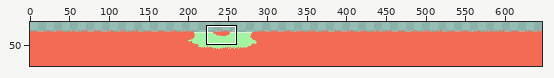
A pixel-art file gets an edit: Assets/Textures/Environments/OnlineWorld1/grass.aseprite. The picture above shows the old version from afar; the outline marks the close-up.
Close-up. As it was:
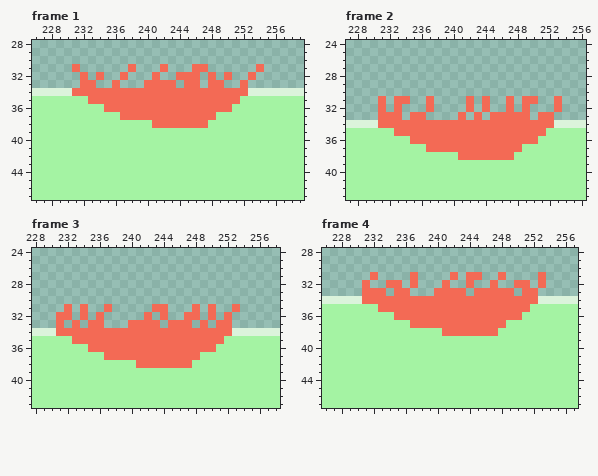
647x76 pixels, 5 frames. Shown: frame 1: x 226..259, y 28..47; frame 2: x 227..256, y 24..43; frame 3: x 228..258, y 24..43; frame 4: x 226..257, y 28..47. The wide view leaves out empty margins. The commit also changed other frames or places, which this record leaves out.
The same view after the edit:
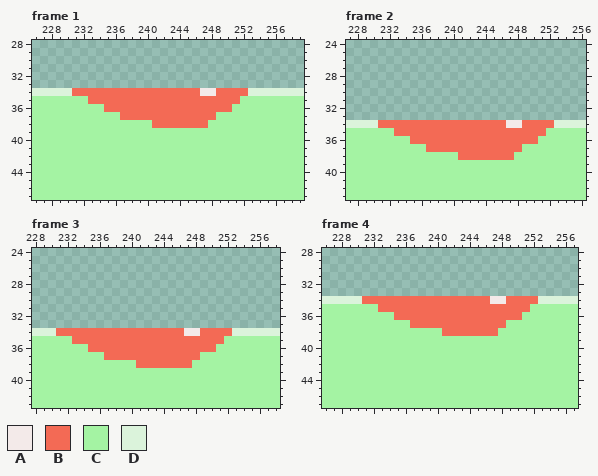
Palette (. is transparent): A #f3eae9  B #f36a55  C #a4f3a3  D #dbf3db
Commit: started changing grass animations
The exact change:
layer "flowers" now shown
Changed rows in their new state; - is an unchanged pixel.
Frame 1, layers "flowers", "grass":
first column x 231:
31 .------.---.---..------.
32 -.-.--.---.--...-.-.--.-
33 -..--.---....-..-..--.--
34 ----------------AA------
Frame 2, layers "flowers", "grass":
first column x 231:
31 .-..--.----.-.--.-..--.
32 .-.---.----.-.--.-.---.
33 ...-..----.-.-.....-..-
34 ----------------AA-----
Frame 3, layers "flowers", "grass":
first column x 231:
31 -.-.--.-----..---.-.--.
32 ..-.-.-----.-.--..-.-.-
33 .-.-..---....-...-.-..-
34 ----------------AA-----
Frame 4, layers "flowers", "grass":
first column x 231:
31 -.----.----.-..--.----.
32 .--..-.---.--.--.--..-.
33 ...-..---....-.....-..-
34 ----------------AA-----
Where, in picture pixels (left, top, right, bottom), the same in both close-ups:
changed: (72, 64, 264, 96)
changed: (378, 96, 562, 128)
changed: (56, 304, 240, 336)
changed: (362, 272, 546, 304)
